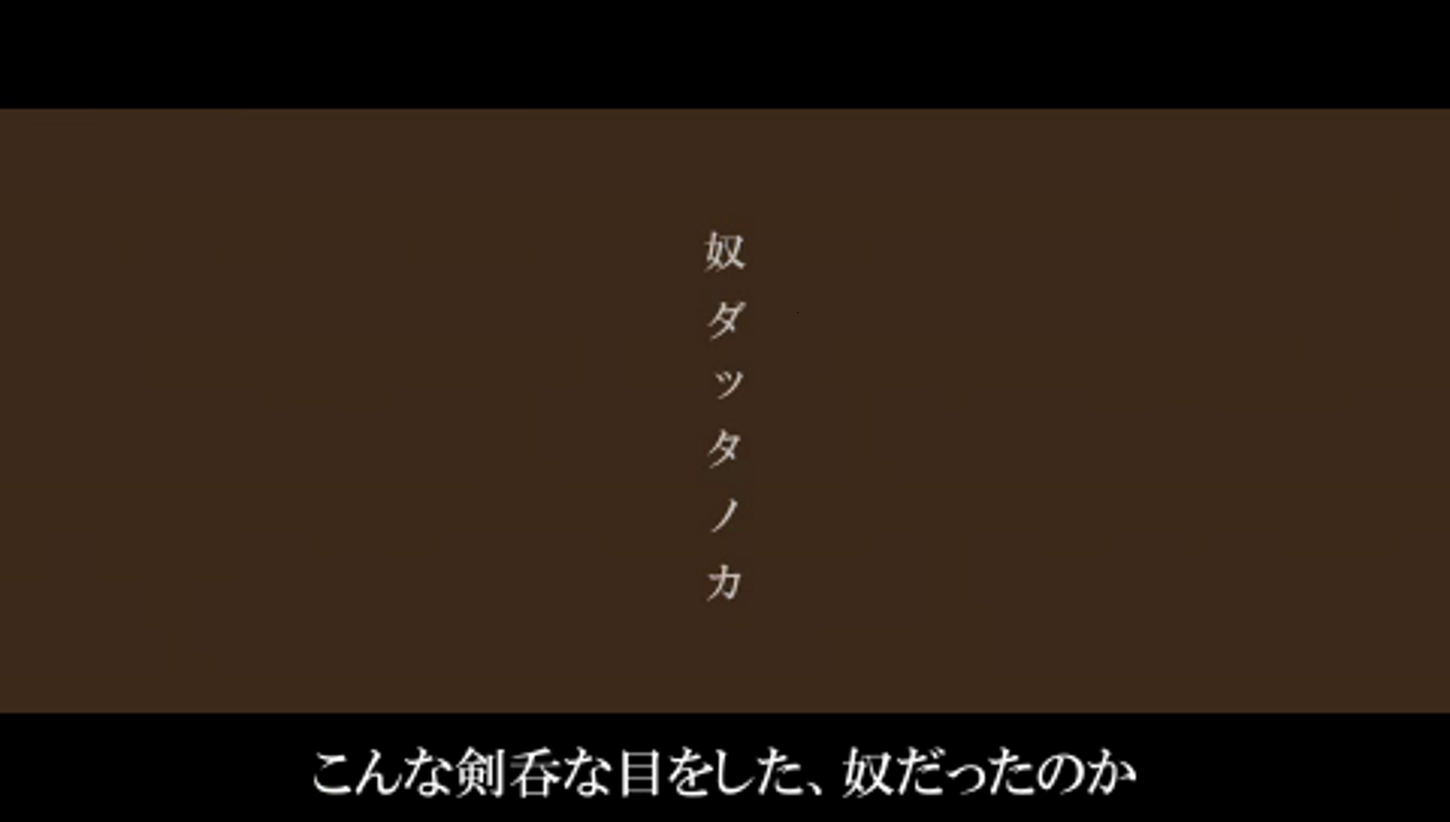
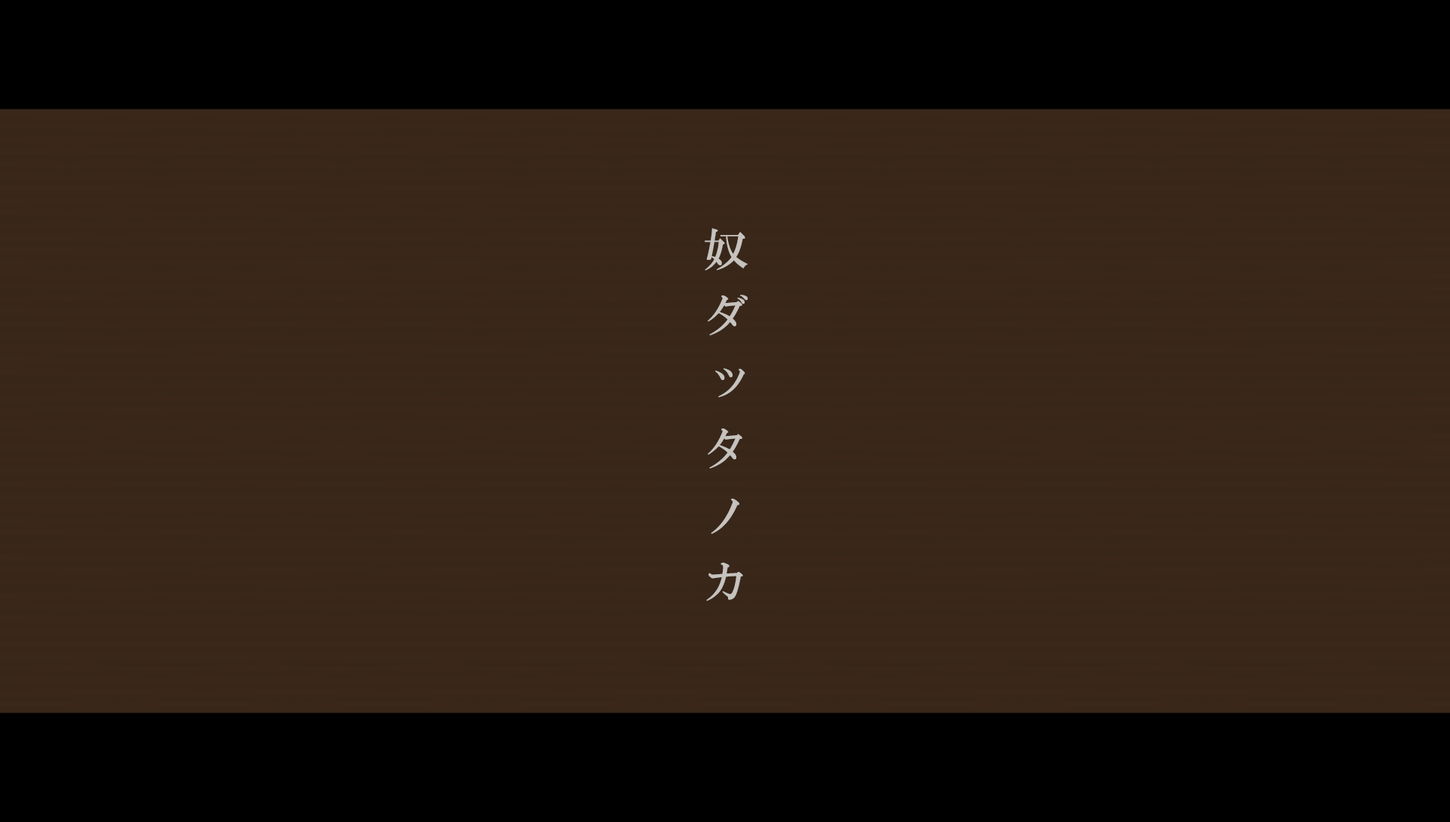
Revision of a layered 1450x822 image; what changed, layer by layer:
added layer "奴ダッタノカ" above "Layer 2" over [704, 228, 749, 602]
showed "Layer 2" over [0, 107, 1450, 799]
